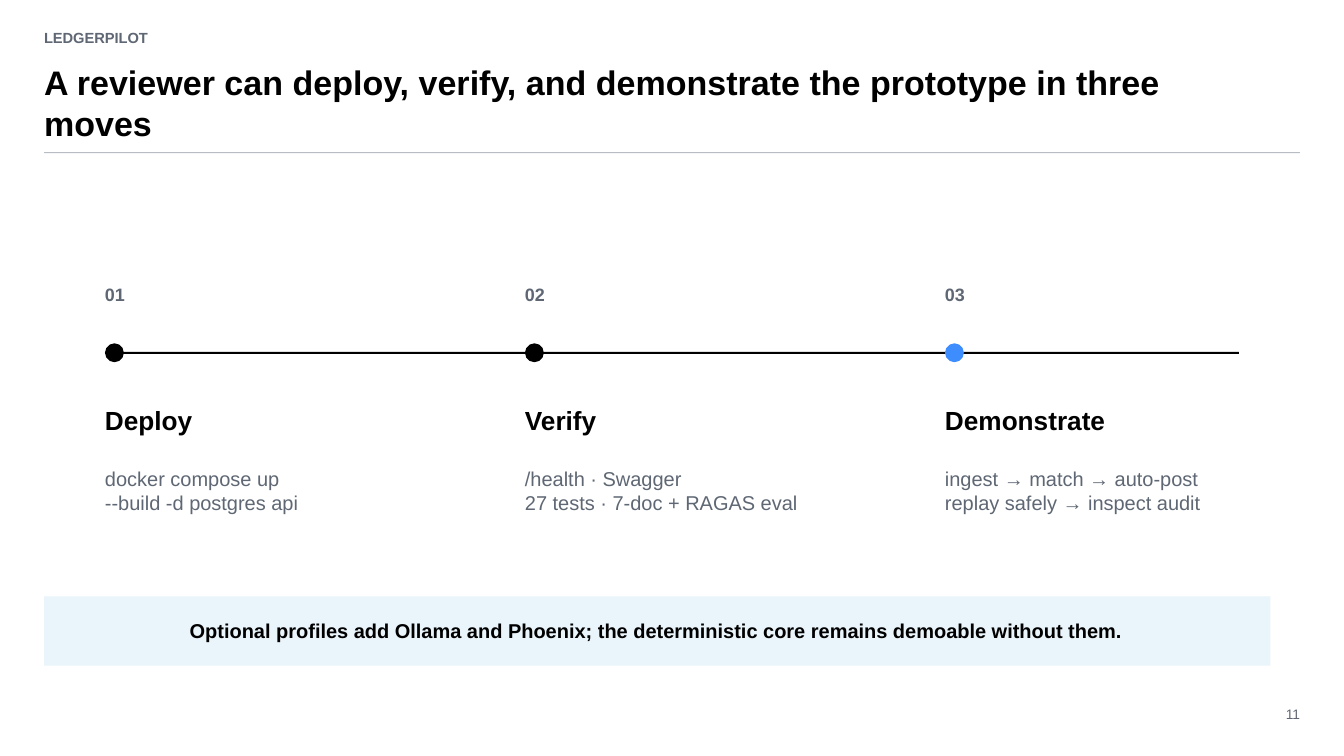
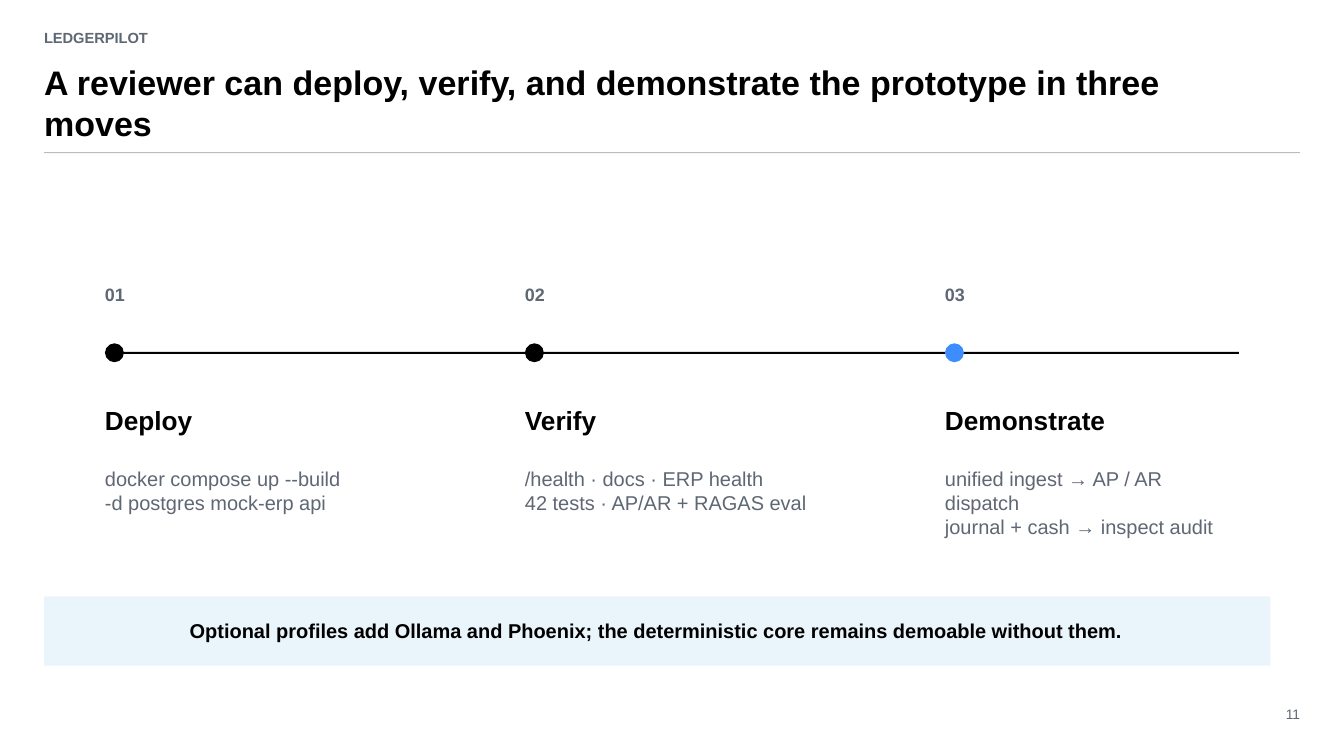
Before and after one commit to saifs1315/Agentic-Invoice-to-Payment, a slide deck: slide 11 of presentation/LedgerPilot_Assignment_Deck.pptx. Drawn at 1344x756 pixels with LibreOffice and Linux fonts; fonts in the diff are those of the drawing. Boxes give left, top, right and bottom in pixels: in the first picture for what was removed or moved away, otherwise in the second. Text is boxed around its words. In the diff, an @@ line names an element or a change of style, - is before the commit and + after.

Commit message:
Implement unified AP/AR orchestration and Mock ERP API

```diff
--- a/presentation/LedgerPilot_Assignment_Deck.pptx
+++ b/presentation/LedgerPilot_Assignment_Deck.pptx
@@ text at <box>105,471,341,514</box>: text changed @@
-docker compose up
---build -d postgres api
+docker compose up --build
+-d postgres mock-erp api
@@ text at <box>525,471,807,510</box>: text changed @@
-/health · Swagger
-27 tests · 7-doc + RAGAS eval
+/health · docs · ERP health
+42 tests · AP/AR + RAGAS eval
@@ text at <box>945,471,1213,538</box>: text changed @@
-ingest → match → auto-post
-replay safely → inspect audit
+unified ingest → AP / AR dispatch
+journal + cash → inspect audit
```
Also in this commit, not shown: 9 other slides changed, 51 other files.
